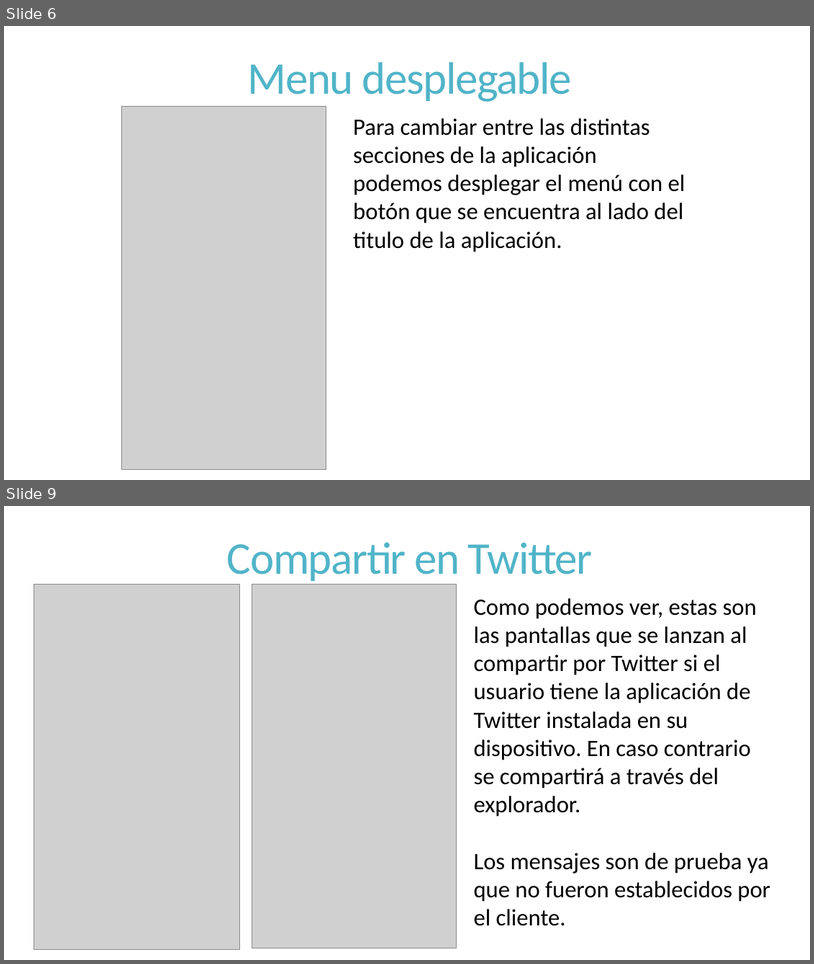
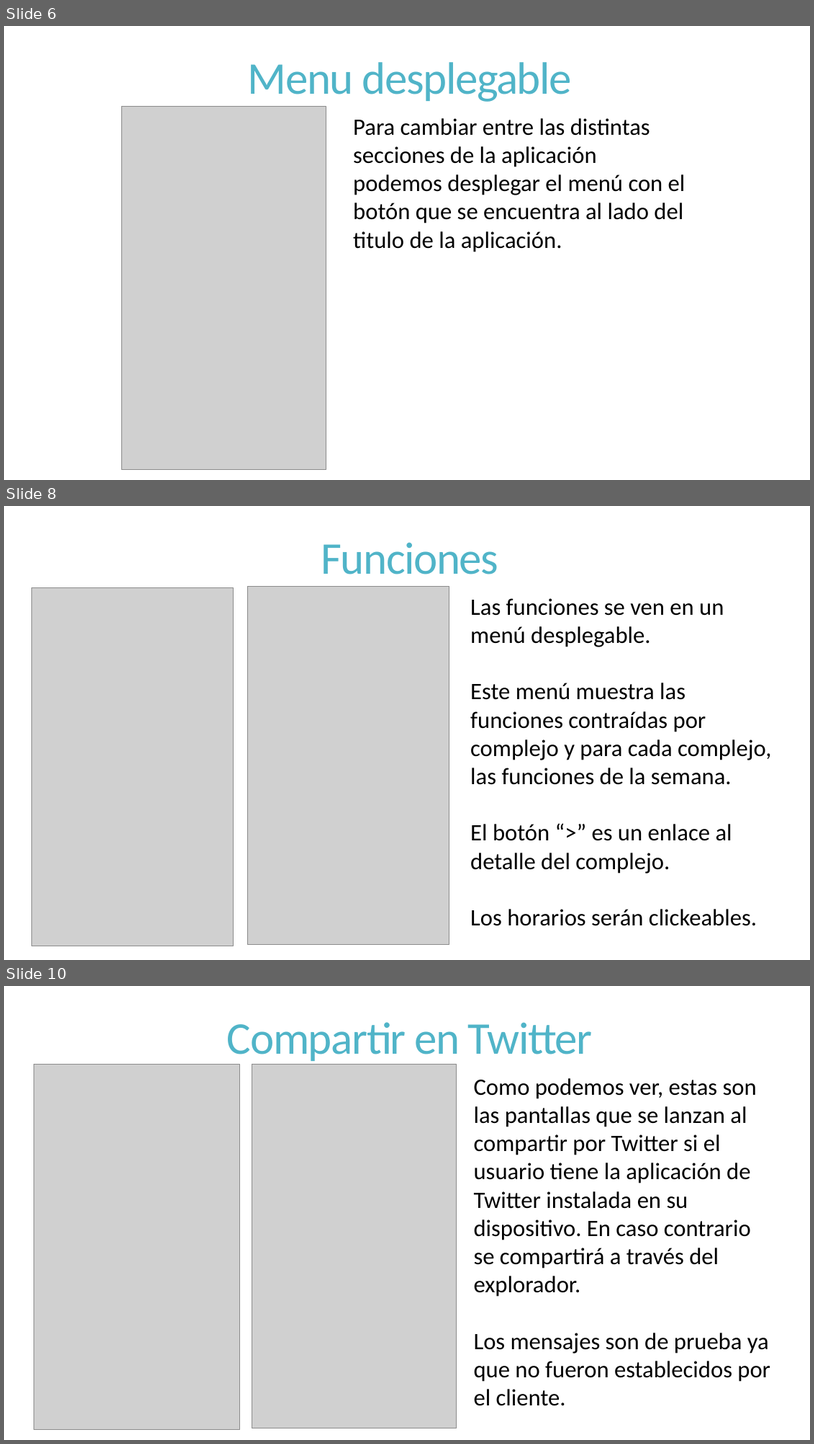
Before and after one commit to dschenkelman/a-malazan-wolvering, a slide deck: docs/Reuniones/Sprint 3/Reunion Formal 20131021/Reunion Formal.pptx. Shown one above the other, each under a label of ours: slides 6 and 9 before the commit, slides 6, 8 and 10 after it; the slides between them are not shown. The pictures are 814x964 and 814x1444 pixels, drawn with LibreOffice and Linux fonts; fonts in the diff are those of the drawing; grey boxes stand for pictures. Boxes give left, top, right and bottom in pixels: in the first picture for what was removed or moved away, otherwise in the second. Text is boxed around its words. In the diff, an @@ line names an element or a change of style, - is before the commit and + after.

```diff
--- a/docs/Reuniones/Sprint 3/Reunion Formal 20131021/Reunion Formal.pptx
+++ b/docs/Reuniones/Sprint 3/Reunion Formal 20131021/Reunion Formal.pptx
@@ slide 8 added at box(4, 506, 810, 960), background #FFFFFF @@
@@ title added at box(321, 542, 499, 574), 54 pt, text #50B4C8 @@
+Funciones
@@ picture added at box(31, 587, 233, 946) @@
@@ picture added at box(247, 587, 449, 944) @@
@@ text added at box(471, 598, 772, 926), 28 pt, text #000000 @@
+Las funciones se ven en un menú desplegable.
+Este menú muestra las funciones contraídas por complejo y para cada complejo, las funciones de la semana.
+El botón “>” es un enlace al detalle del complejo.
+Los horarios serán clickeables.
@@ what was slide 9 is now slide 10 @@
```
Also in this commit, not shown: 1 slide changed, 4 other slides added, 3 slides removed, 3 other files.
